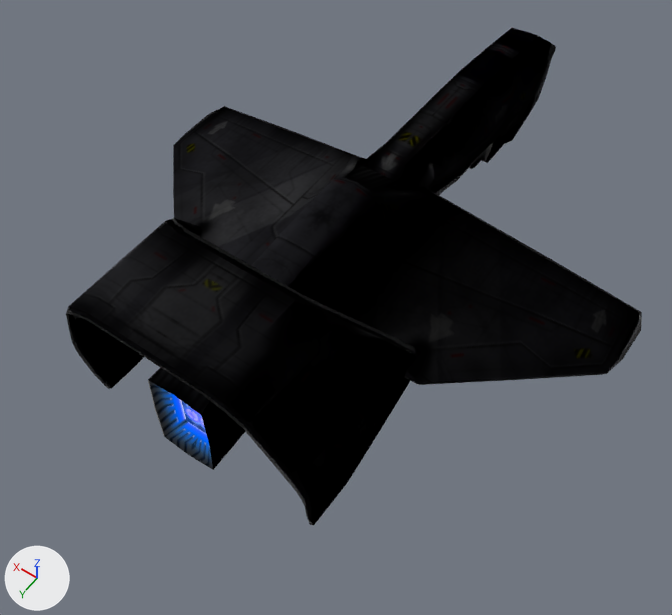
An edit to the glTF model gfx/ship3d/Gawain/gawain.gltf, drawn before and after from the same camera.
Rendered twice from a 50 mm camera at (-10.5, 17.6, 20.2) aimed at (-0.7, 3.9, -1.3). Every picture has the same lights, and +X, +Y and +Z are marked at lower left. Where no turn or scale is listed for an object, it has been applied to the vertices. Vertices at the same position are counted once.

Names of what the first picture shows: 'base'.
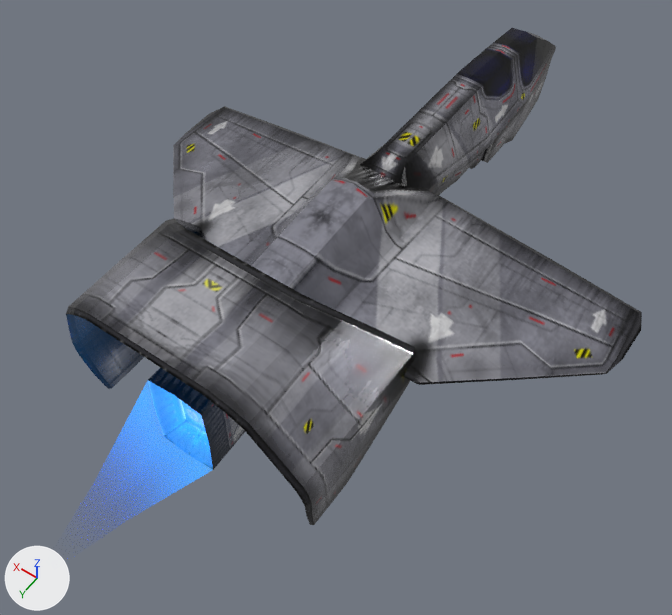
Scene script edits in JSON lines:
```json
{"op": "add", "block": "img_glo_bake", "code": ["img_glo_bake = load_image('GLO_bake', 'GLO_bake.png', 512, 512, 'sRGB')"]}
{"op": "add", "block": "mat_base_glow", "code": ["mat_base_glow = bpy.data.materials.new('base_glow')", "# uses the picture img_gawain", "# uses the picture img_glo_bake"]}
{"block": "me_base", "where": "me_base.from_pydata(...)  # 700 vertices, 1332 faces; spans x -8.3..8.3, y -10.3..10.3, z -3.3..3.3"}
{"block": "me_base", "where": "# used by ob_base; location = (0.0, 0.0, 0.0)"}
{"op": "remove", "block": "me_base", "code": "me_base.materials.append(mat_base)"}
{"block": "me_base", "change": "me_base part 1: 1260 of the faces centred in x -8.2..8.2, y -10.2..10.3, z -3.2..3.2 are now shaded flat"}
{"op": "add", "block": "me_base", "code": "me_base.materials.append(mat_base_glow)"}
```

Changed parts and their boxes [x1, y1, x2, y2] in the pictures (672 x 615 px):
```json
{"object": "base", "change": "recoloured, shading changed", "before": [66, 28, 642, 525], "after": [66, 28, 642, 525], "on screen": "black to grey"}
```
